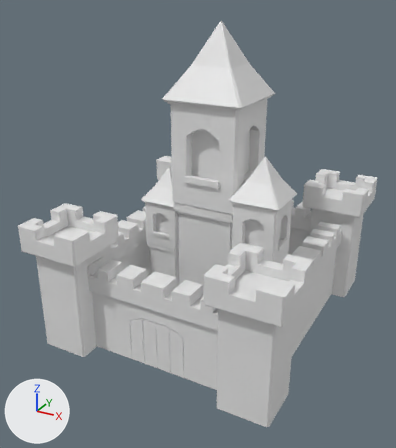
The Blender file modelagem-casa.blend: old version first, new version second.
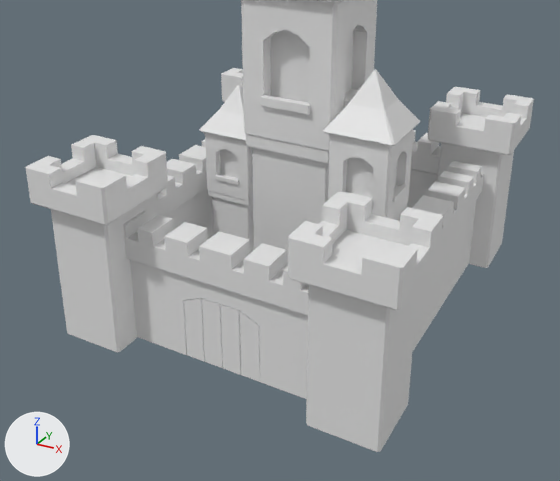
The first picture shows the older version from a 50 mm lens placed at (9.72, -14.59, 12.73), pointed at (-0.37, 3.75, 3.56). The close-ups show both versions on the part from 0% to 100% of the width and 24% to 100% of the height of that picture; other places that the commit changed are outside them. Every picture has the same lights, and +X, +Y and +Z are marked at lower left.
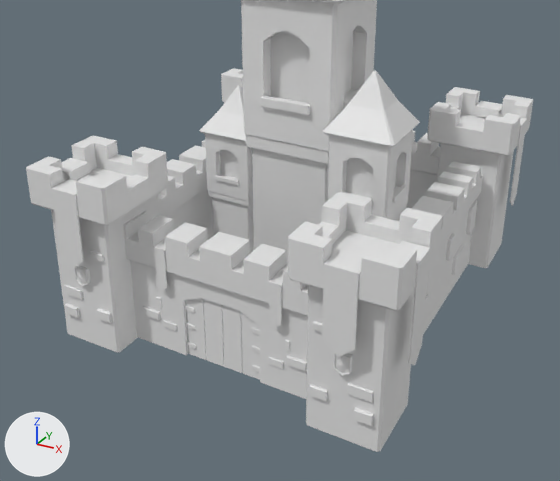
What the commit changed:
me_cube_008 is used by ob_cube; location (0.0, 0.0, 0.0).
me_cube_008 had 706 vertices, 632 faces and spanned x 0.0..5.31, y -1.35..10.93, z -1.0..4.38.
me_cube_008 now has 1220 vertices, 1074 faces and spans x 0.0..5.35, y -1.39..11.01, z -1.0..4.38.
me_cube_008 part 1: 18 vertices moved from x 0.01..1.18, y -0.19..-0.01, z -0.96..1.11 to x 0.01..1.18, y -0.11..0.07, z -0.96..1.11; 460 vertices added at x 0.89..5.35, y -1.39..11.01, z -0.7..4.01.
Object 'Cube' (ob_cube) moves from (0.0, 0.0, 0.0) to (0.0, -0.01, 0.0).
Object 'Cube' (ob_cube) is rescaled from (1.0, 1.0, 1.0) to (0.997, 0.997, 0.997).
Object 'Cube.001' (ob_cube_001) is rescaled from (1.0, 1.0, 1.0) to (0.997, 0.997, 0.997).

What differs and where, as boxes [x1, y1, x2, y2] in the close-ups (560 x 481 px):
'Cube', reshaped, moved, rescaled
    before: [26, 68, 534, 452]
    after: [26, 68, 533, 452]
'Cube.001', rescaled
    before: [199, 0, 421, 264]
    after: [199, 0, 420, 264]
part 1 of me_cube_008, built on
    before: [184, 298, 260, 382]
    after: [51, 101, 527, 426]
